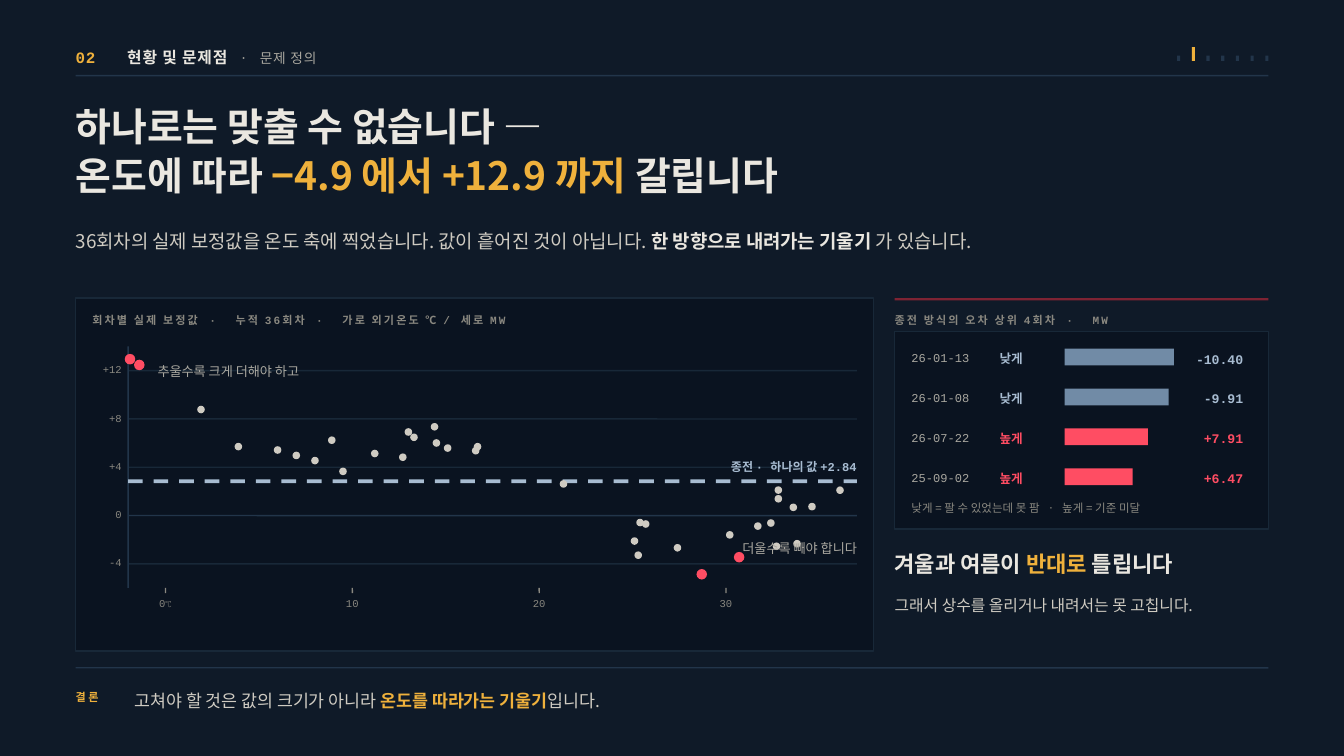
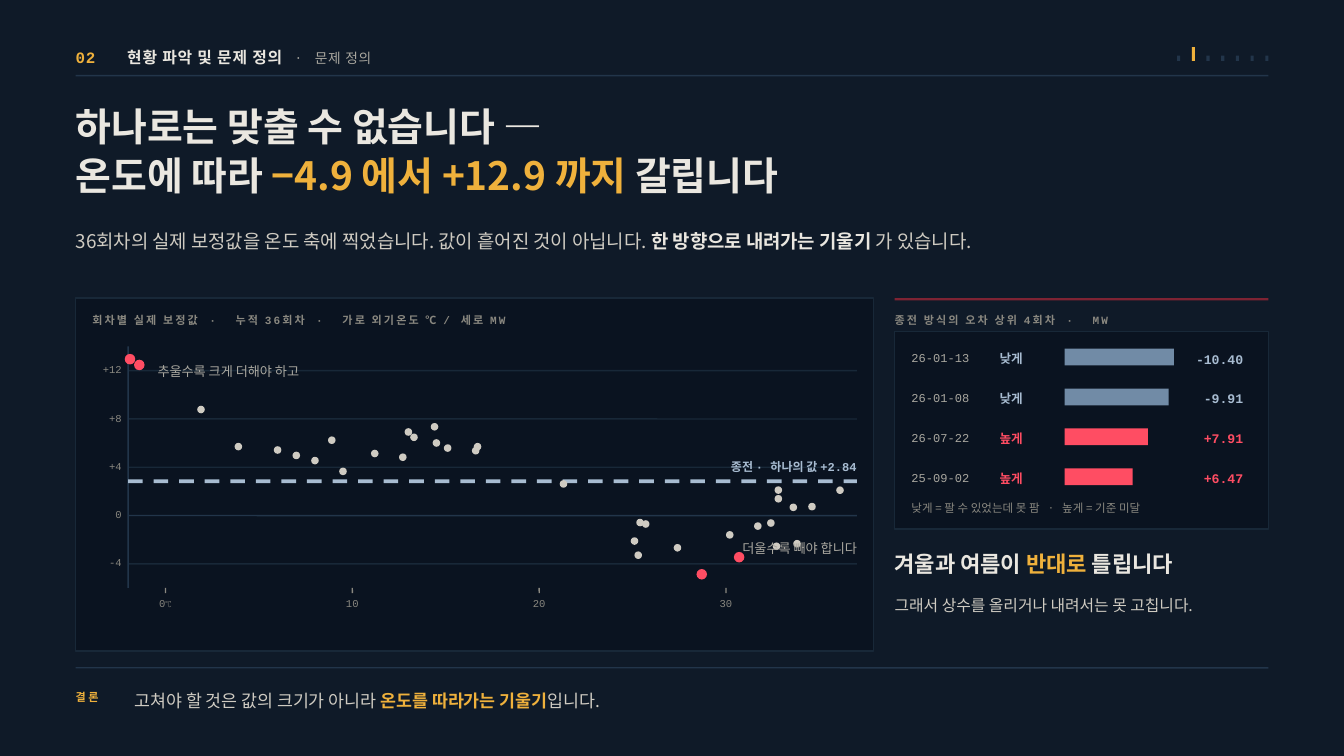
Before and after one commit to jooh-ai/Narae-AI, a slide deck: slide 6 of docs/ppt/위례_공급가능용량_최종발표.pptx. Drawn at 1344x756 pixels with LibreOffice and Linux fonts; fonts in the diff are those of the drawing. Boxes give left, top, right and bottom in pixels: in the first picture for what was removed or moved away, otherwise in the second. Text is boxed around its words. In the diff, an @@ line names an element or a change of style, - is before the commit and + after.

```diff
--- a/docs/ppt/위례_공급가능용량_최종발표.pptx
+++ b/docs/ppt/위례_공급가능용량_최종발표.pptx
@@ text at (127,49,371,65): text changed @@
-02 현황 및 문제점 · 문제 정의
+02 현황 파악 및 문제 정의 · 문제 정의
```
Also in this commit, not shown: 13 other slides changed, 1 other file.
